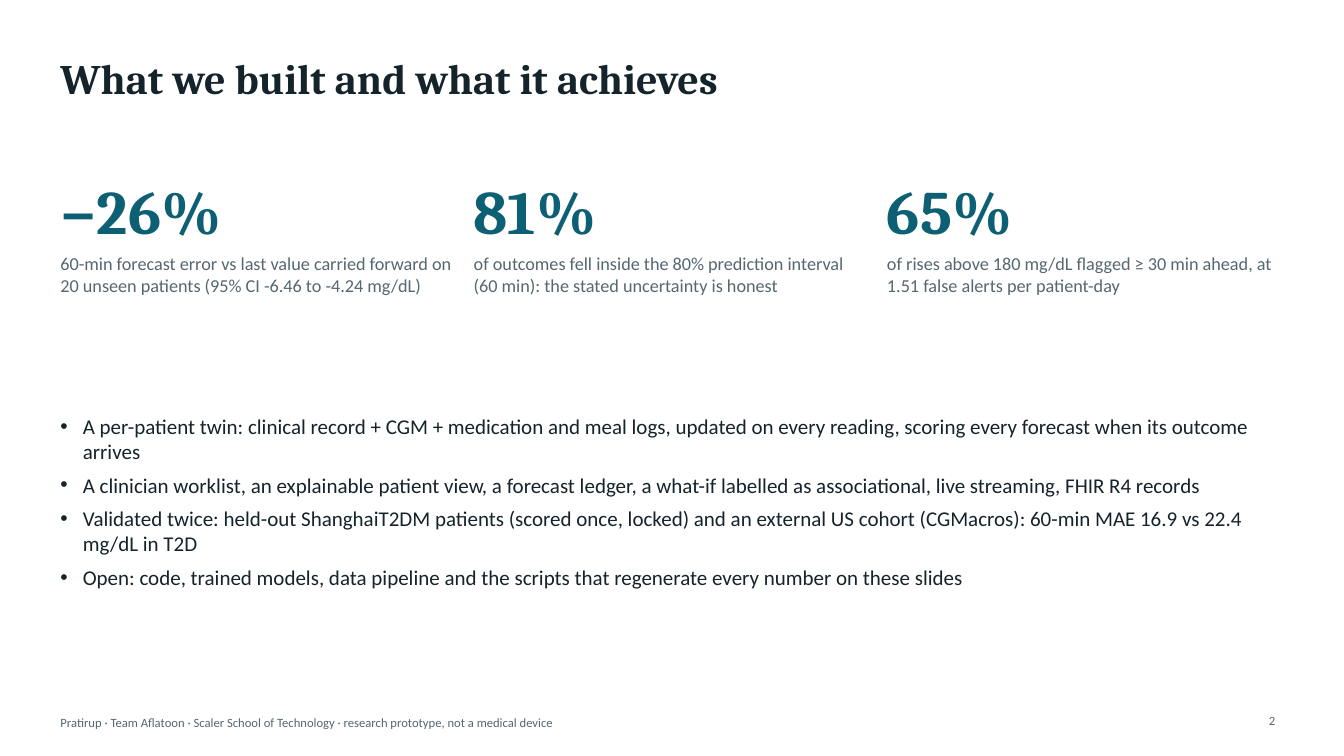
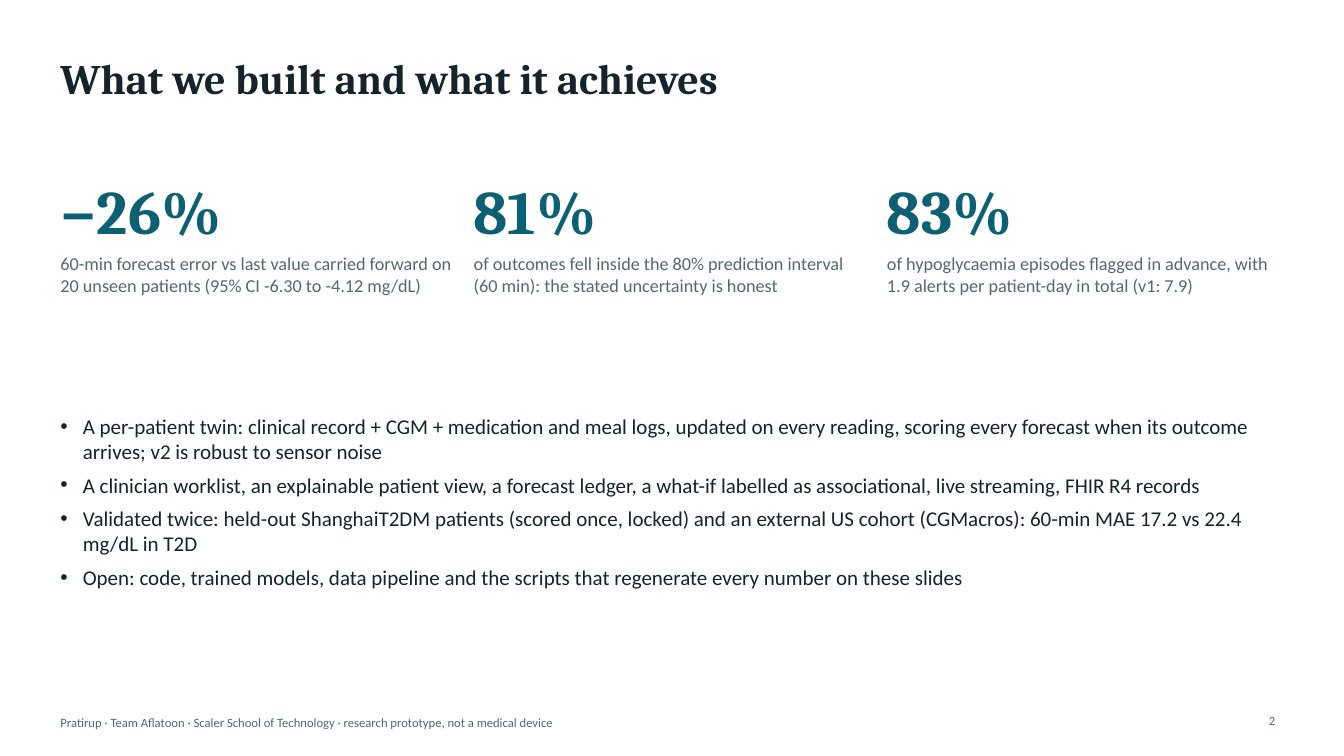
Before and after one commit to Spiritsfuse/pratirup, a slide deck: slide 2 of docs/Pratirup_Presentation.pptx. Drawn at 1344x756 pixels with LibreOffice and Linux fonts; fonts in the diff are those of the drawing. Boxes give left, top, right and bottom in pixels: in the first picture for what was removed or moved away, otherwise in the second. Text is boxed around its words. In the diff, an @@ line names an element or a change of style, - is before the commit and + after.

Commit message:
feat(web): v2 UI with AGP report, consolidated alerts, evidence for v1 to v2
- AGP tab: the consensus ambulatory glucose profile (percentile bands by
  time of day, time in ranges against targets, GMI, CV, GRI, data
  sufficiency).
- Consolidated alerts: worklist badges and the patient alert banner. Risk
  rows show the policy thresholds for <70 and >250; >180 is labelled a
  ranking signal.
- Twin state now shows signal noise. A "model v2" chip.
- Evidence page covers v1 to v2, the alert policy, the Chronos-Bolt
  comparison, the per-patient spread, the new robustness tests and the
  dev noise experiment.
- Route and tab code-splitting cut the initial JS to about 206 kB.

API: per-kind risk thresholds now follow the alert policy, and the v1
false-alert rate is reported in the version comparison. The deck, README
screenshots and figures are refreshed for v2.

```diff
--- a/docs/Pratirup_Presentation.pptx
+++ b/docs/Pratirup_Presentation.pptx
@@ text at [887, 192, 1013, 236]: text changed @@
-65%
+83%
@@ text at [60, 257, 451, 295]: text changed @@
-60-min forecast error vs last value carried forward on 20 unseen patients (95% CI -6.46 to -4.24 mg/dL)
+60-min forecast error vs last value carried forward on 20 unseen patients (95% CI -6.30 to -4.12 mg/dL)
@@ text at [887, 257, 1268, 295]: text changed @@
-of rises above 180 mg/dL flagged ≥ 30 min ahead, at 1.51 false alerts per patient-day
+of hypoglycaemia episodes flagged in advance, with 1.9 alerts per patient-day in total (v1: 7.9)
@@ text at [83, 419, 1248, 462]: text changed @@
-• A per-patient twin: clinical record + CGM + medication and meal logs, updated on every reading, scoring every forecast when its outcome arrives
+• A per-patient twin: clinical record + CGM + medication and meal logs, updated on every reading, scoring every forecast when its outcome arrives; v2 is robust to sensor noise
@@ text at [83, 511, 1241, 555]: text changed @@
-• Validated twice: held-out ShanghaiT2DM patients (scored once, locked) and an external US cohort (CGMacros): 60-min MAE 16.9 vs 22.4 mg/dL in T2D
+• Validated twice: held-out ShanghaiT2DM patients (scored once, locked) and an external US cohort (CGMacros): 60-min MAE 17.2 vs 22.4 mg/dL in T2D
```
Also in this commit, not shown: 6 other slides changed, 2 slides added, 1 slide removed, 40 other files.
